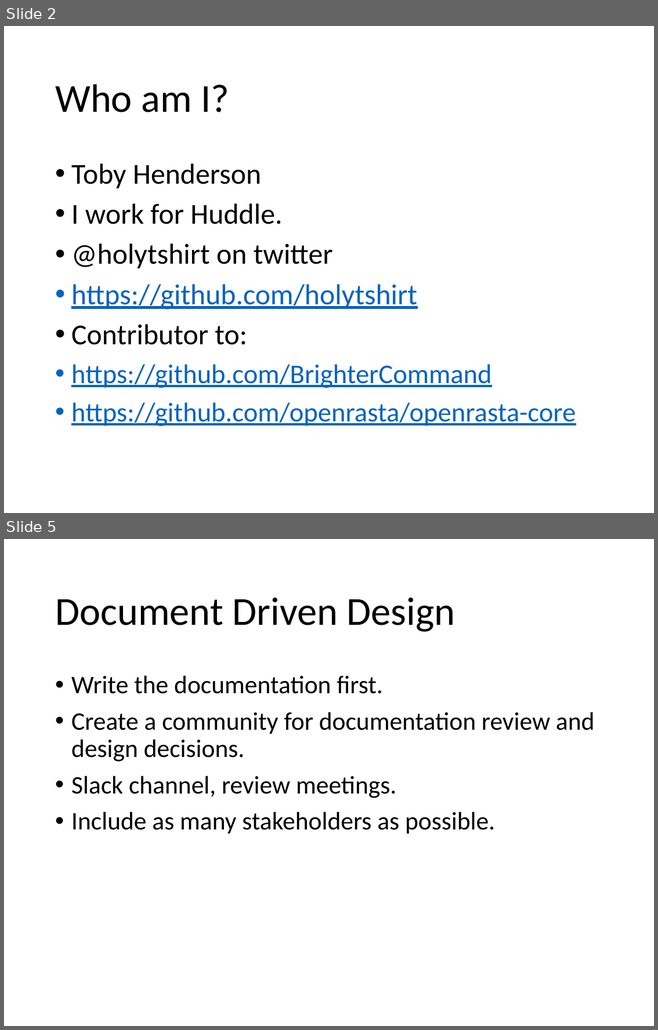
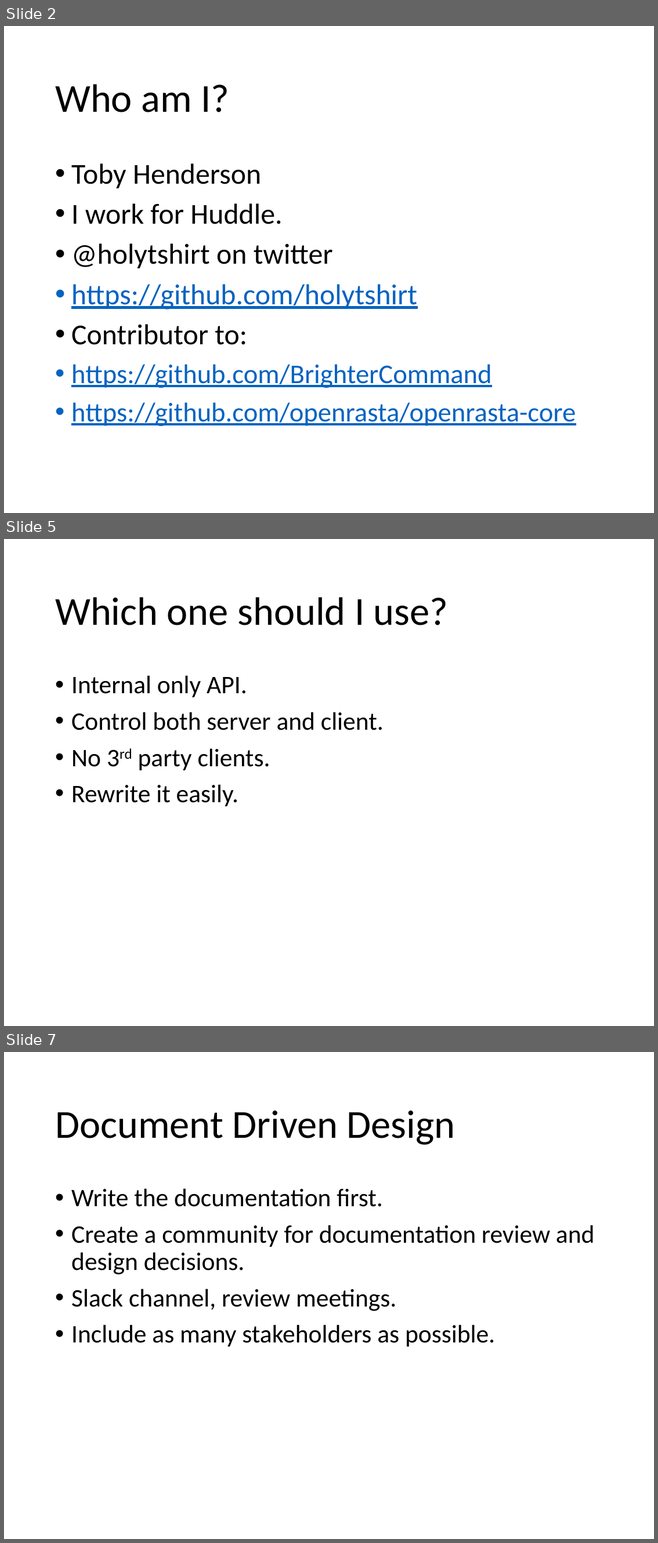
Before and after one commit to holytshirt/httpapipatterns, a slide deck: http api patterns.pptx. Shown one above the other, each under a label of ours: slides 2 and 5 before the commit, slides 2, 5 and 7 after it; the slides between them are not shown. The pictures are 658x1030 and 658x1543 pixels, drawn with LibreOffice and Linux fonts; fonts in the diff are those of the drawing. Boxes give left, top, right and bottom in pixels: in the first picture for what was removed or moved away, otherwise in the second. Text is boxed around its words. In the diff, an @@ line names an element or a change of style, - is before the commit and + after.

```diff
--- a/http api patterns.pptx
+++ b/http api patterns.pptx
@@ slide 5 added at (4,539,654,1026), background #FFFFFF @@
@@ title added at (55,597,448,625), 44 pt, text #000000 @@
+Which one should I use?
@@ text added at (71,675,383,806), 28 pt, text #000000 @@
+• Internal only API.
+• Control both server and client.
+• No 3rd party clients.
+• Rewrite it easily.
@@ what was slide 5 is now slide 7 @@
```
Also in this commit, not shown: 2 slides changed, 1 other slide added.
